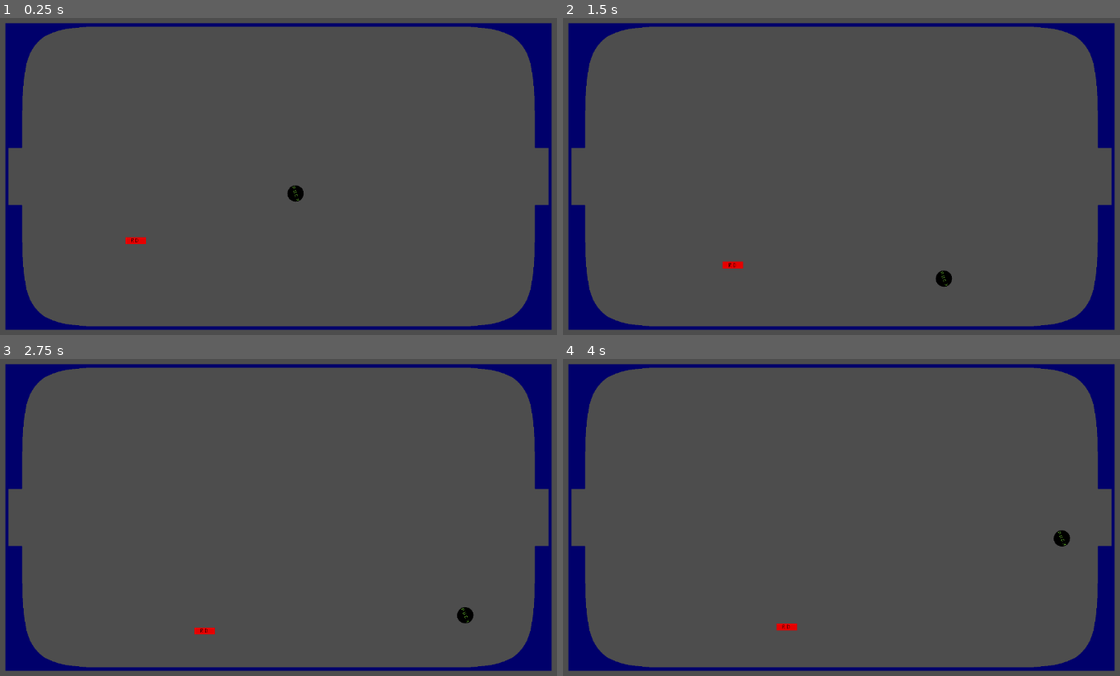
Above: before the commit, frames 1-4 (two rows, left to right).
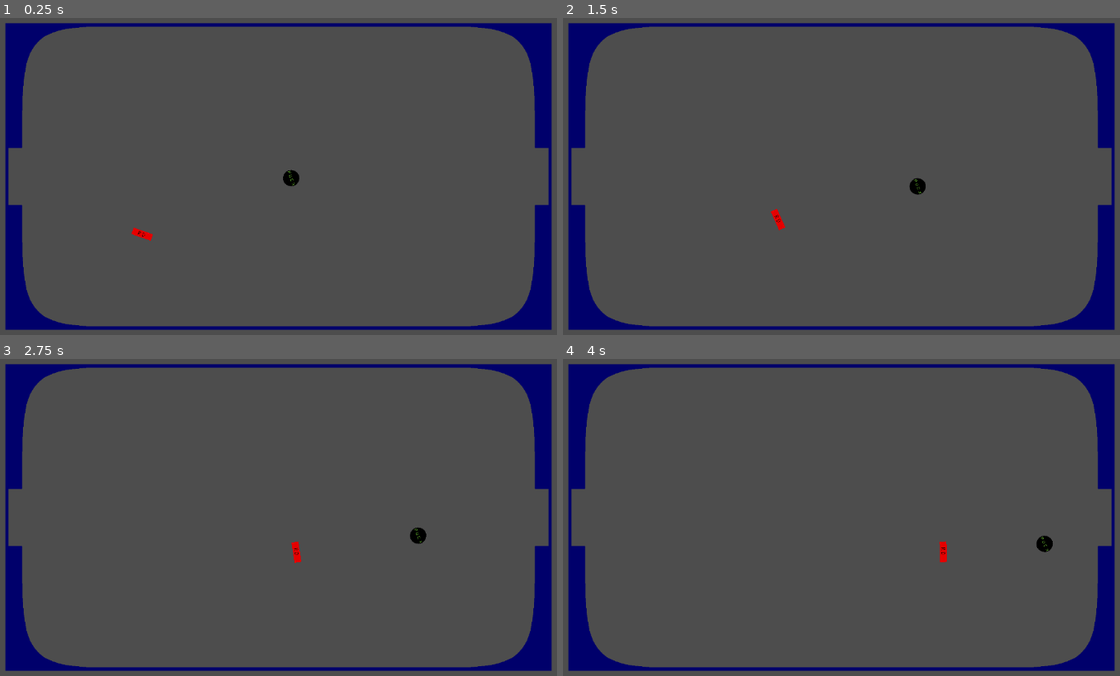
Above: after the commit, the same moments.

Repository: jdlorenz/bounce
Game: Godot game, scene res://scenes/game.tscn
Two runs of this game, one before a commit and one after it. Both use one fixed random seed, a clock stepped at 60 frames per second and the inputs below.
Inputs:
- Up to frame 1 (0.25 s): no input
- Up to frame 2 (1.5 s): no input
- Up to frame 3 (2.75 s): no input
- Up to frame 4 (4 s): no input

The runs differ from the first frame. In frame 1, 0.4% of the frame differs, in the area x 22-55%, y 47-72%; in frame 2, 0.4%; in frame 3, 0.4%; in frame 4, 0.4%, in the area x 38-92%, y 54-86%.

Commit message:
player chase puck functionality

Diff:
--- a/project.godot
+++ b/project.godot
@@ -14,3 +14,7 @@
 run/main_scene="res://scenes/game.tscn"
 config/features=PackedStringArray("4.3", "Forward Plus")
 config/icon="res://icon.svg"
+
+[global_group]
+
+Puck=""
--- a/scenes/game.tscn
+++ b/scenes/game.tscn
@@ -204,7 +204,7 @@
 b = Vector2(95, -183)
 
 [sub_resource type="RectangleShape2D" id="RectangleShape2D_sem0u"]
-size = Vector2(60, 19)
+size = Vector2(60, 20)
 
 [sub_resource type="SpriteFrames" id="SpriteFrames_w5fme"]
 animations = [{
@@ -455,16 +455,19 @@
 
 [node name="Puck" parent="." groups=["Puck"] instance=ExtResource("1_akwt1")]
 position = Vector2(861, -477)
+collision_layer = 2
+mass = 121.036
 gravity_scale = 0.0
-angular_velocity = 0.261799
 
 [node name="Player" type="RigidBody2D" parent="."]
 position = Vector2(389, -325)
+collision_mask = 2
+mass = 0.004
 gravity_scale = 0.0
 script = ExtResource("3_dte2d")
 
 [node name="CollisionShape2D" type="CollisionShape2D" parent="Player"]
-position = Vector2(34, 21.5)
+position = Vector2(34, 22)
 shape = SubResource("RectangleShape2D_sem0u")
 
 [node name="AnimatedSprite2D" type="AnimatedSprite2D" parent="Player"]
@@ -473,11 +476,12 @@
 
 [node name="StateMachine" type="Node" parent="Player" node_paths=PackedStringArray("initial_state")]
 script = ExtResource("5_vh1ue")
-initial_state = NodePath("UnitIdle")
+initial_state = NodePath("UnitChasePuck")
 
 [node name="UnitIdle" type="Node" parent="Player/StateMachine" node_paths=PackedStringArray("player")]
 script = ExtResource("6_btv8s")
 player = NodePath("../..")
 
-[node name="UnitChasePuck" type="Node" parent="Player/StateMachine"]
+[node name="UnitChasePuck" type="Node" parent="Player/StateMachine" node_paths=PackedStringArray("player")]
 script = ExtResource("7_ev0l1")
+player = NodePath("../..")
--- a/scenes/puck.gd
+++ b/scenes/puck.gd
@@ -1,11 +1,27 @@
 extends RigidBody2D
 
-var ball_speed = Vector2(200,200)
+@export var ball_speed = 150.0
+@export var ball_angle = randf_range(0, 360)
+var ball_vector = Vector2(ball_speed * cos(deg_to_rad(ball_angle)),ball_speed * sin(deg_to_rad(ball_angle)))
+var last_collision_id = 0
+
+func _friction(delta):
+	if ball_speed > 100.0:
+		ball_speed = ball_speed - 1
 
 func _physics_process(delta):
-	var collision_info = move_and_collide(ball_speed * delta)
+	_friction(delta)
+	print(ball_vector)
+	mass = 100
+	var collision_info = move_and_collide(ball_vector * delta)
 	if collision_info:
-		ball_speed = ball_speed.bounce(collision_info.get_normal())
-
-func _process(delta):
+		var collider = collision_info.get_collider()
+		if last_collision_id == collider.get_instance_id() and collider.get_class() == "RigidBody2D":
+			pass
+		elif collision_info.get_collider().get_class() == "RigidBody2D":
+			ball_speed = ball_speed * 2
+			ball_vector = 2* ball_vector.bounce(collision_info.get_normal())
+		else:
+			ball_vector = ball_vector.bounce(collision_info.get_normal())
+		last_collision_id = collision_info.get_collider_id()
 	rotate(5 * delta)
--- a/scenes/puck.tscn
+++ b/scenes/puck.tscn
@@ -15,7 +15,7 @@
 }]
 
 [sub_resource type="CircleShape2D" id="CircleShape2D_lu2pb"]
-radius = 23.1948
+radius = 24.0208
 
 [node name="Puck" type="RigidBody2D"]
 script = ExtResource("1_7m7ut")
--- a/scenes/state_machine.gd
+++ b/scenes/state_machine.gd
@@ -32,4 +32,4 @@
 		return
 
 	if current_state:
-		current_state.exit()
+		current_state.Exit()
--- a/scripts/states/UnitChasePuck.gd
+++ b/scripts/states/UnitChasePuck.gd
@@ -2,31 +2,26 @@
 class_name UnitChasePuck
 
 @export var player: RigidBody2D
-@export var move_speed:= 100.0
+@export var move_speed:= 200.0
 
-var move_direction : Vector2
-var wander_time : float
-
-func move_towards_puck():
-	move_direction = Vector2(randf_range(-1, 1), randf_range(-1, 1)).normalized()
-	wander_time = randf_range(1,4)
-
-func rotate_towards_puck():
-	move_direction = Vector2(randf_range(-1, 1), randf_range(-1, 1)).normalized()
-	wander_time = randf_range(1,4)
+var puck: RigidBody2D
 
 func Enter():
-	rotate_towards_puck()
-	move_towards_puck()
-
-func Update(delta: float):
-	if wander_time > 0:
-		wander_time -= delta
-
-	else:
-		rotate_towards_puck()
-		move_towards_puck()
+	puck = get_tree().get_first_node_in_group("Puck")
 
 func Physics_Update(delta: float):
-	if player:
-		player.linear_velocity = move_direction * move_speed
+	var direction = puck.global_position - player.global_position
+	var angle = direction.angle() + deg_to_rad(90)
+	var r = player.global_rotation
+	player.mass = 100
+
+	player.global_rotation = lerp_angle(r,angle,0.02)
+
+	if direction.length() < 500:
+		player.move_and_collide(direction.normalized() * move_speed * delta)
+		player.global_rotation = lerp_angle(r,angle,0.02)
+	else:
+		player.move_and_collide(direction.normalized() * move_speed * delta)
+
+	if direction.length() >= 500:
+		Transitioned.emit(self, "UnitIdle")
--- a/scripts/states/UnitIdle.gd
+++ b/scripts/states/UnitIdle.gd
@@ -3,6 +3,8 @@
 
 @export var player: RigidBody2D
 @export var move_speed:= 100.0
+
+var puck: RigidBody2D
 
 var move_direction : Vector2
 var wander_time : float
@@ -12,6 +14,7 @@
 	wander_time = randf_range(1,4)
 
 func Enter():
+	puck = get_tree().get_first_node_in_group("Puck")
 	randomize_wander()
 
 func Update(delta: float):
@@ -24,3 +27,8 @@
 func Physics_Update(delta: float):
 	if player:
 		player.linear_velocity = move_direction * move_speed
+
+	var direction = puck.global_position - player.global_position
+
+	if direction.length() < 500:
+		Transitioned.emit(self, "UnitChasePuck")
